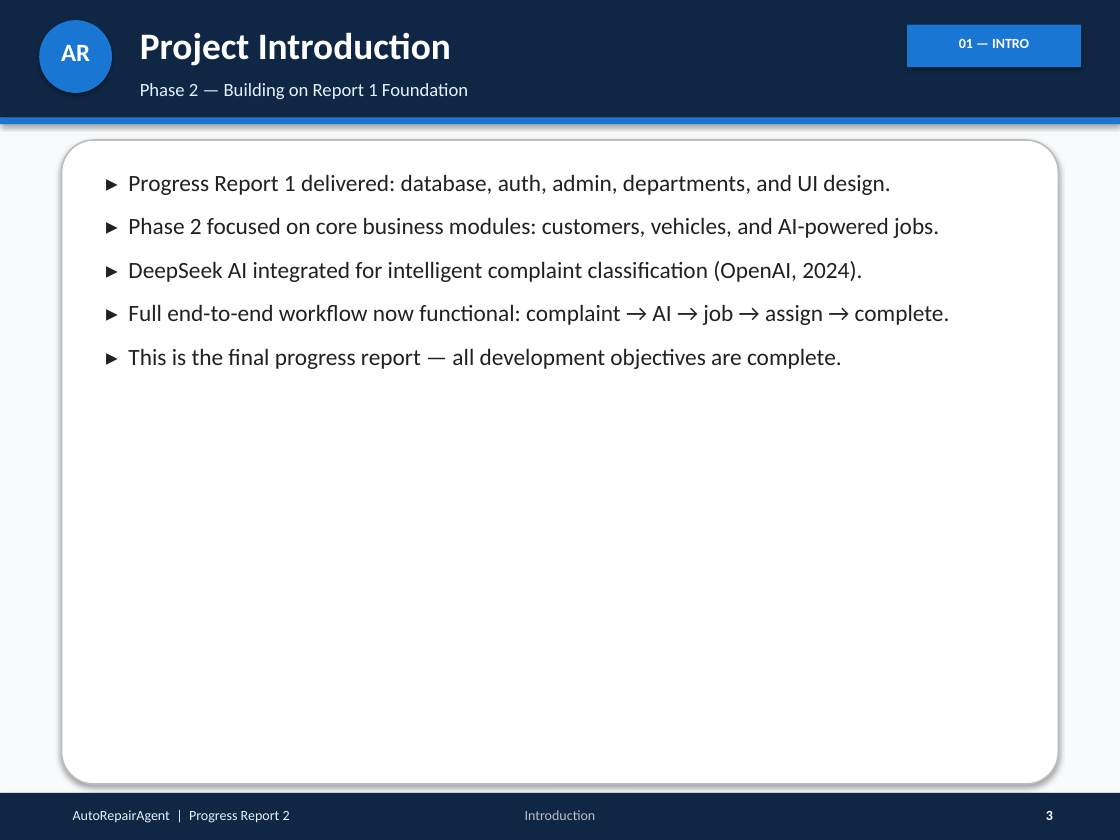
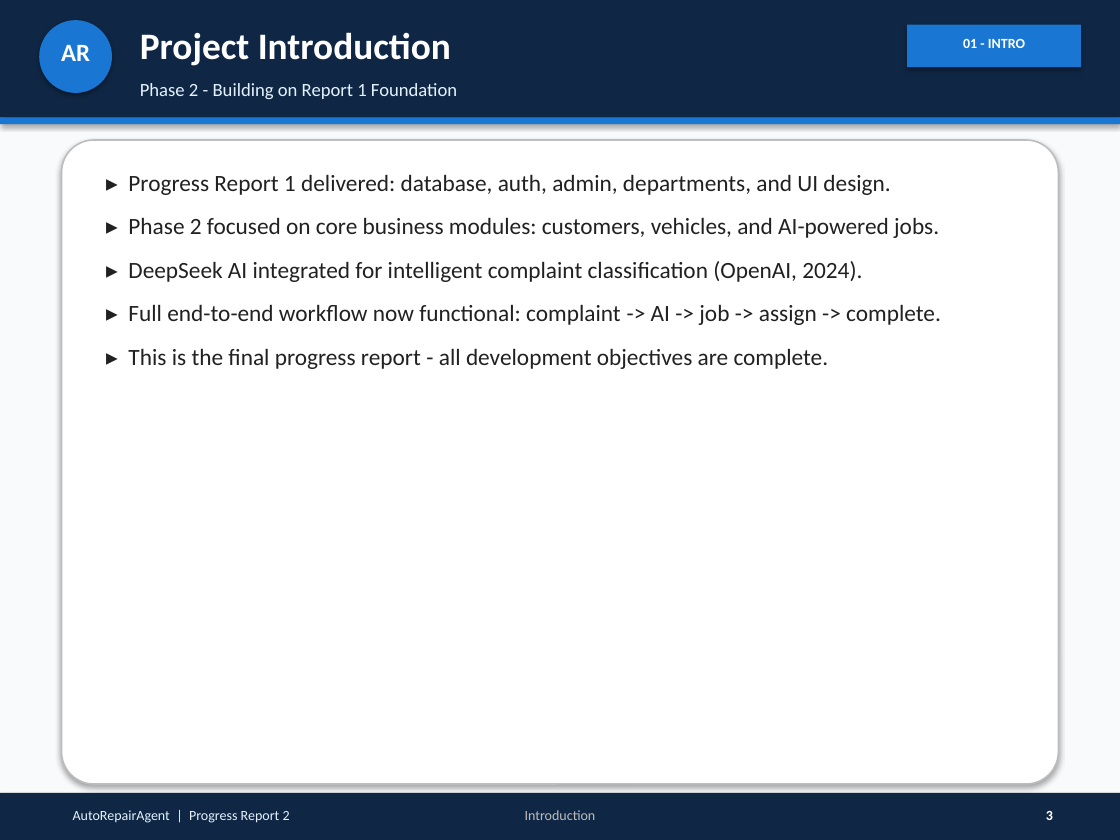
Before and after one commit to anish452/AutoWorkshop, a slide deck: slide 3 of docs/Progress_Report_2_AutoRepairAgent.pptx. Drawn at 1120x840 pixels with LibreOffice and Linux fonts; fonts in the diff are those of the drawing. Boxes give left, top, right and bottom in pixels: in the first picture for what was removed or moved away, otherwise in the second. Text is boxed around its words. In the diff, an @@ line names an element or a change of style, - is before the commit and + after.

```diff
--- a/docs/Progress_Report_2_AutoRepairAgent.pptx
+++ b/docs/Progress_Report_2_AutoRepairAgent.pptx
@@ text at bbox=[963, 39, 1025, 48]: text changed @@
-01 — INTRO
+01 - INTRO
@@ text at bbox=[140, 83, 457, 99]: text changed @@
-Phase 2 — Building on Report 1 Foundation
+Phase 2 - Building on Report 1 Foundation
@@ text at bbox=[128, 304, 941, 369]: text changed @@
-▸ Full end-to-end workflow now functional: complaint → AI → job → assign → complete.
-▸ This is the final progress report — all development objectives are complete.
+▸ Full end-to-end workflow now functional: complaint -> AI -> job -> assign -> complete.
+▸ This is the final progress report - all development objectives are complete.
```
Also in this commit, not shown: 18 other slides changed, 1 slide removed, 15 other files.
